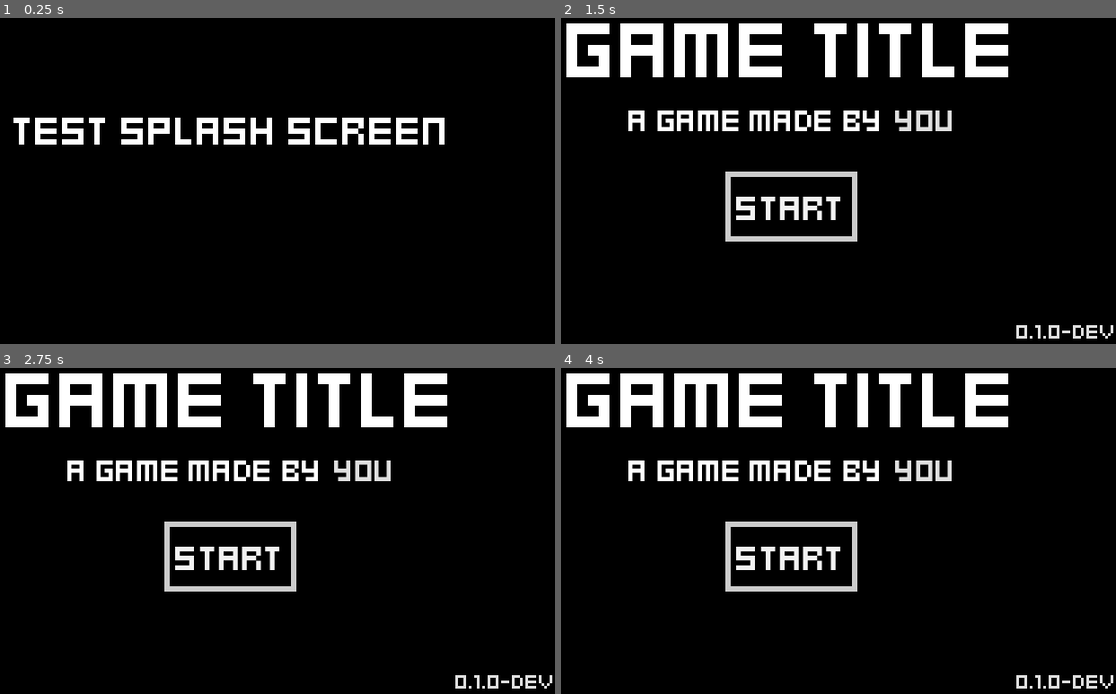
Above: before the commit, frames 1-4 (two rows, left to right).
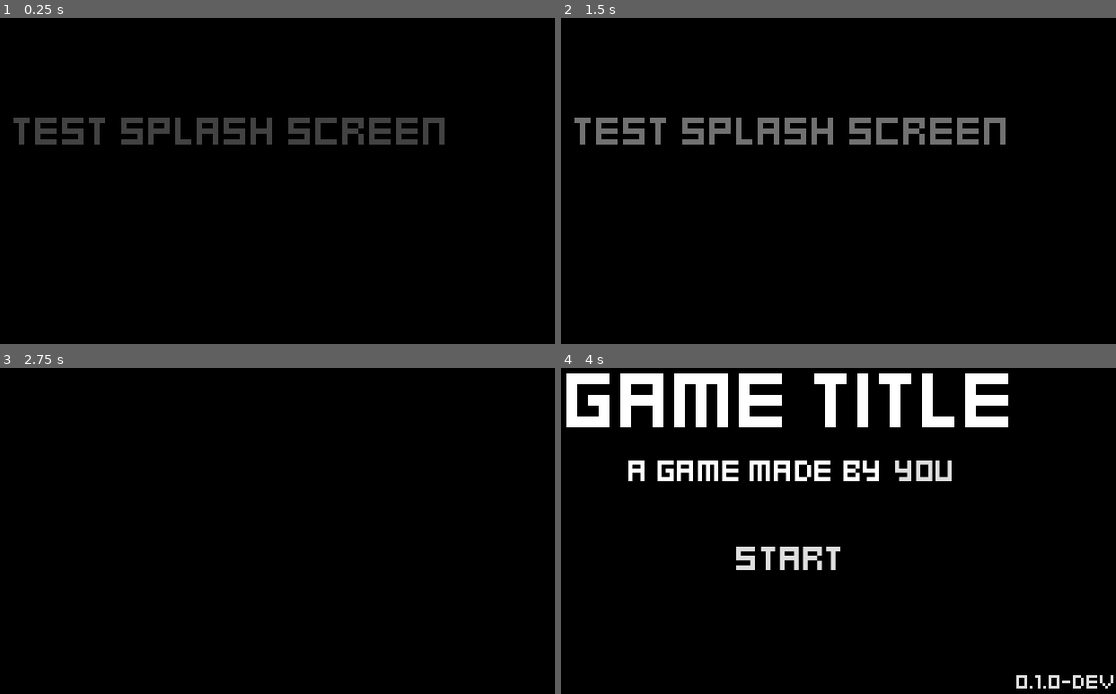
Above: after the commit, the same moments.

Repository: jicking/New-Pixel-Game
Game: Godot game, scene res://main.tscn
The game is run twice, just before and just after one commit, with the same random seed, the same clock (stepped at 60 frames per second) and the same inputs.
Inputs (mouse positions are in pixels of both pictures, inside the frame that each line leads up to):
- Up to frame 1 (0.25 s): no input
- Up to frame 2 (1.5 s): click (794, 207) at 1.25 s, where only the run before the commit has a clickable "START"
- Up to frame 3 (2.75 s): click "START" at 2 s
- Up to frame 4 (4 s): click "START" at 2.75 s

The runs differ from the first frame. In frame 1, 3.1% of the frame differs, in the area x 2-81%, y 30-39%; in frame 2, 13%, in the area x 0-100%, y 1-99%; in frame 3, 11%; in frame 4, 1.1%.

Commit message:
transition on switch scene

Diff:
--- /dev/null
+++ b/fx/fade_transition.gd
@@ -0,0 +1,12 @@
+extends ColorRect
+
+func _ready():
+	show()
+	$AnimationPlayer.play("fade_out")
+
+
+func _on_animation_player_animation_finished(anim_name):
+	print_debug("finished: " + anim_name)
+	if anim_name == "fade_out":
+		hide()
+		print_debug("hide: " + anim_name)
--- /dev/null
+++ b/fx/fade_transition.tscn
@@ -0,0 +1,55 @@
+[gd_scene load_steps=5 format=3 uid="uid://ovxdi2fx6hf1"]
+
+[ext_resource type="Script" path="res://fx/fade_transition.gd" id="1_1bn3h"]
+
+[sub_resource type="Animation" id="Animation_n2a01"]
+resource_name = "fade_in"
+tracks/0/type = "value"
+tracks/0/imported = false
+tracks/0/enabled = true
+tracks/0/path = NodePath(".:color")
+tracks/0/interp = 1
+tracks/0/loop_wrap = true
+tracks/0/keys = {
+"times": PackedFloat32Array(0, 0.9),
+"transitions": PackedFloat32Array(1, 0.297302),
+"update": 0,
+"values": [Color(0, 0, 0, 0), Color(0, 0, 0, 1)]
+}
+
+[sub_resource type="Animation" id="Animation_iujnp"]
+resource_name = "fade_out"
+tracks/0/type = "value"
+tracks/0/imported = false
+tracks/0/enabled = true
+tracks/0/path = NodePath(".:color")
+tracks/0/interp = 1
+tracks/0/loop_wrap = true
+tracks/0/keys = {
+"times": PackedFloat32Array(0, 0.9),
+"transitions": PackedFloat32Array(1, 0.258816),
+"update": 0,
+"values": [Color(0, 0, 0, 1), Color(0, 0, 0, 0)]
+}
+
+[sub_resource type="AnimationLibrary" id="AnimationLibrary_h8vac"]
+_data = {
+"fade_in": SubResource("Animation_n2a01"),
+"fade_out": SubResource("Animation_iujnp")
+}
+
+[node name="FadeTransition" type="ColorRect"]
+anchors_preset = 15
+anchor_right = 1.0
+anchor_bottom = 1.0
+grow_horizontal = 2
+grow_vertical = 2
+color = Color(0, 0, 0, 1)
+script = ExtResource("1_1bn3h")
+
+[node name="AnimationPlayer" type="AnimationPlayer" parent="."]
+libraries = {
+"": SubResource("AnimationLibrary_h8vac")
+}
+
+[connection signal="animation_finished" from="AnimationPlayer" to="." method="_on_animation_player_animation_finished"]
--- /dev/null
+++ b/levels/platformer/platformer.tscn
@@ -0,0 +1,27 @@
+[gd_scene load_steps=5 format=3 uid="uid://elqy8uoig5sq"]
+
+[ext_resource type="Texture2D" uid="uid://bsco88wgh7ao3" path="res://assets/sprites/grey-40.png" id="1_sp47j"]
+[ext_resource type="PackedScene" uid="uid://ovxdi2fx6hf1" path="res://fx/fade_transition.tscn" id="2_35vs1"]
+
+[sub_resource type="TileSetAtlasSource" id="TileSetAtlasSource_l8myl"]
+texture = ExtResource("1_sp47j")
+0:0/0 = 0
+
+[sub_resource type="TileSet" id="TileSet_1u0k3"]
+sources/0 = SubResource("TileSetAtlasSource_l8myl")
+
+[node name="Platformer" type="Node2D"]
+
+[node name="ColorRect" type="ColorRect" parent="."]
+anchors_preset = 15
+anchor_right = 1.0
+anchor_bottom = 1.0
+grow_horizontal = 2
+grow_vertical = 2
+
+[node name="FadeTransition" parent="." instance=ExtResource("2_35vs1")]
+
+[node name="TileMap" type="TileMap" parent="."]
+tile_set = SubResource("TileSet_1u0k3")
+format = 2
+layer_0/tile_data = PackedInt32Array(589824, 0, 0, 589825, 0, 0, 589826, 0, 0, 589827, 0, 0, 589828, 0, 0, 589829, 0, 0, 589830, 0, 0, 589831, 0, 0, 589832, 0, 0, 589833, 0, 0, 589834, 0, 0, 589835, 0, 0, 589836, 0, 0, 589837, 0, 0, 589838, 0, 0, 589839, 0, 0, 524288, 0, 0, 524289, 0, 0, 524290, 0, 0, 524291, 0, 0, 524292, 0, 0, 524293, 0, 0, 524294, 0, 0, 524295, 0, 0, 524296, 0, 0, 524297, 0, 0, 524298, 0, 0, 524299, 0, 0, 524300, 0, 0, 524301, 0, 0, 524302, 0, 0, 524303, 0, 0)
--- a/main.gd
+++ b/main.gd
@@ -2,5 +2,18 @@
 
 
 func _on_timer_timeout():
+	$CanvasLayer/FadeTransition.show()
+	$CanvasLayer/FadeTransition/AnimationPlayer.play("fade_in")
+	await get_tree().create_timer(1).timeout
 	$CanvasLayer/Splash.visible = false
 	$CanvasLayer/Start.visible = true
+	await get_tree().create_timer(1).timeout
+	$CanvasLayer/FadeTransition/AnimationPlayer.play("fade_out")
+
+
+
+func _on_start_start_button_pressed():
+	$CanvasLayer/FadeTransition.show()
+	$CanvasLayer/FadeTransition/AnimationPlayer.play("fade_in")
+	await get_tree().create_timer(1).timeout
+	get_tree().change_scene_to_file("res://levels/platformer/platformer.tscn")
--- a/main.tscn
+++ b/main.tscn
@@ -1,8 +1,9 @@
-[gd_scene load_steps=4 format=3 uid="uid://bv08081ehp7og"]
+[gd_scene load_steps=5 format=3 uid="uid://bv08081ehp7og"]
 
 [ext_resource type="Script" path="res://main.gd" id="1_qqqws"]
 [ext_resource type="PackedScene" uid="uid://duyip4bm7avgu" path="res://screens/splash.tscn" id="2_graok"]
 [ext_resource type="PackedScene" uid="uid://c2dmepwlkbks0" path="res://screens/start.tscn" id="2_t6gqi"]
+[ext_resource type="PackedScene" uid="uid://ovxdi2fx6hf1" path="res://fx/fade_transition.tscn" id="4_6cut1"]
 
 [node name="Main" type="Node2D"]
 script = ExtResource("1_qqqws")
@@ -18,4 +19,8 @@
 
 [node name="Splash" parent="CanvasLayer" instance=ExtResource("2_graok")]
 
+[node name="FadeTransition" parent="CanvasLayer" instance=ExtResource("4_6cut1")]
+visible = false
+
 [connection signal="timeout" from="Timer" to="." method="_on_timer_timeout"]
+[connection signal="start_button_pressed" from="CanvasLayer/Start" to="." method="_on_start_start_button_pressed"]
--- a/screens/start.gd
+++ b/screens/start.gd
@@ -1,10 +1,7 @@
 extends Control
-
-
-# Called when the node enters the scene tree for the first time.
-func _ready():
-	pass # Replace with function body.
+signal start_button_pressed
 
 
 func _on_button_start_button_up():
 	$AudioStreamPlayer.play()
+	start_button_pressed.emit()
